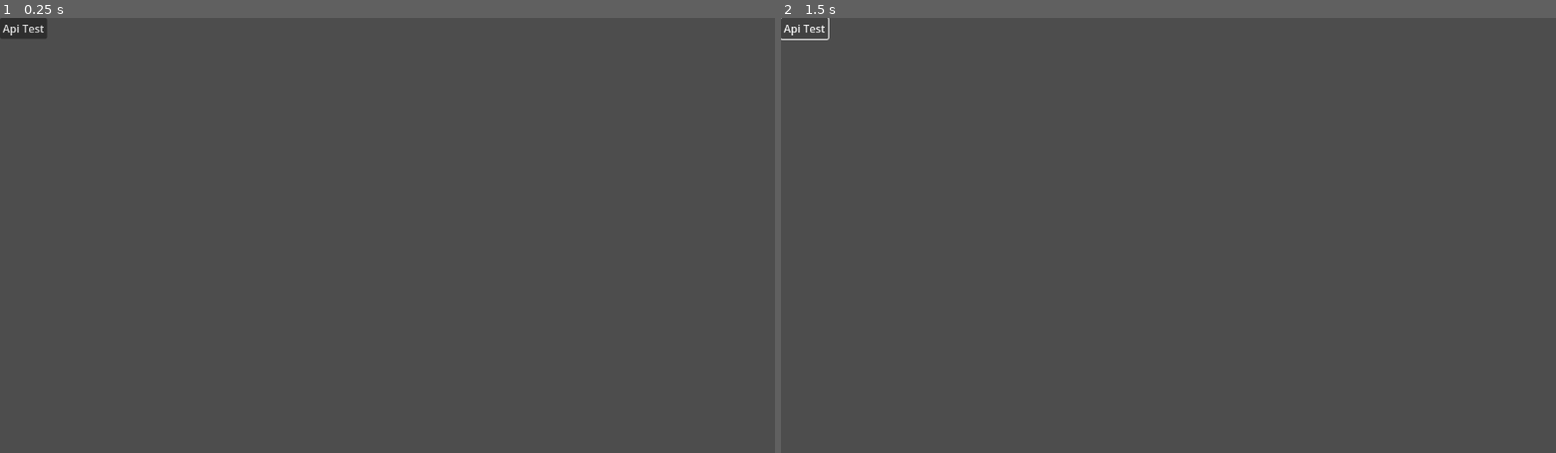
Above: before the commit, frames 1-2 (left to right).
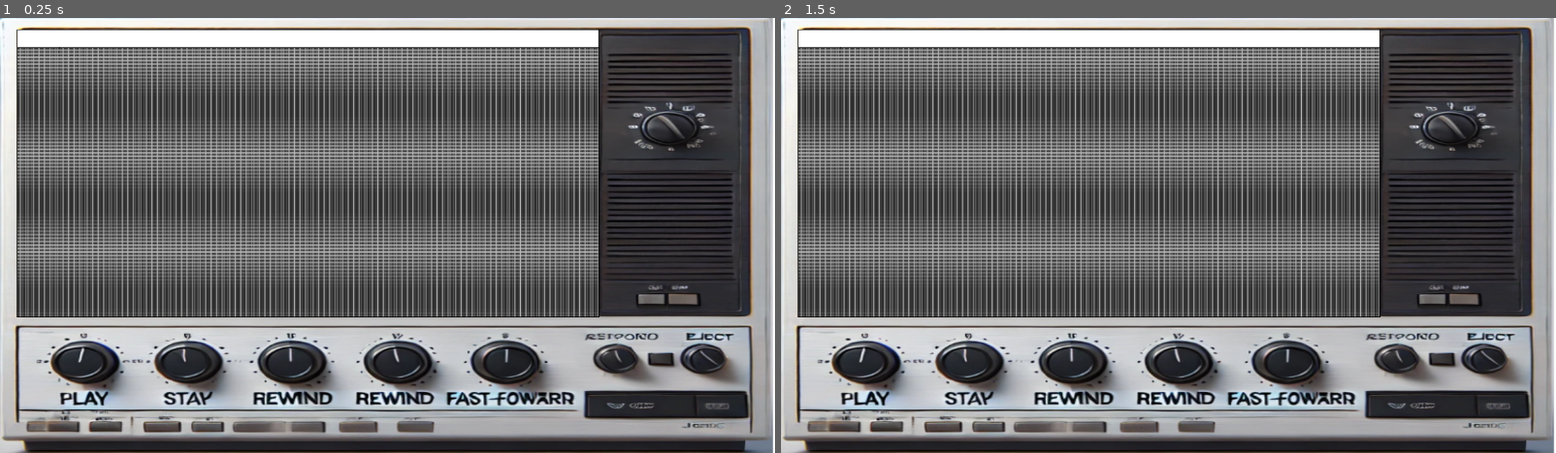
Above: after the commit, the same moments.

Repository: Ciasne14/SteelWorks3
Game: Godot game, scene res://Scenes/shader_tet.tscn
Same seed, same stepped clock (60 frames per second), same inputs: the game is played once before the commit and once after it. Before the commit the project starts from res://Scenes/ApiTest.tscn.
Inputs (mouse positions are in pixels of both pictures, inside the frame that each line leads up to):
- Up to frame 1 (0.25 s): no input
- Up to frame 2 (1.5 s): click (804, 26) at 0.5 s, where only the run before the commit has a clickable "Api Test"; click (804, 26) at 1.25 s, where only the run before the commit has a clickable "Api Test"

The runs differ from the first frame. In frame 1, 71% of the frame differs, in the area x 0-100%, y 0-100%; in frame 2, 71%.

Commit message:
paper test

Diff:
--- /dev/null
+++ b/Scenes/main_scene.gd
@@ -0,0 +1,92 @@
+extends TextureRect
+# Path to the local image file
+var local_path = "C:\\Users\\pawel\\Desktop\\copied_wallpaper.png"
+
+
+func _ready():
+	use_copied_wallpaper(get_current_wallpaper())
+	print(get_current_wallpaper())
+
+func get_current_wallpaper() -> String:
+	var path = ""
+	var temp_file = OS.get_user_data_dir() + "/wallpaper_path.txt"
+
+	var command = "cmd.exe"
+	var args = ["/C", "reg", "query", "HKCU\\Control Panel\\Desktop", "/v", "Wallpaper", ">", temp_file]
+
+	var result = OS.execute(command, args)
+
+	if result != OK:
+		print("Error retrieving wallpaper path.")
+		return path
+
+	# Read the wallpaper path from the temporary file
+	if FileAccess.file_exists(temp_file):
+		var file_access = FileAccess.open(temp_file, FileAccess.READ)
+		var output = file_access.get_as_text()
+		file_access.close()
+
+		# Parse the output to find the wallpaper path
+		path = get_wallpaper_path(output)
+	else:
+		print("Temporary file not found.")
+
+	# Clean up the temporary file
+	FileAccess.open(temp_file, FileAccess.WRITE).store_string("")  # Clear the temp file
+
+	return path
+
+#func copy_current_wallpaper():
+	#var wallpaper_path = get_current_wallpaper()
+	#if wallpaper_path != "":
+		#var user_data_path = OS.get_user_data_dir() + "/copied_wallpaper.jpg"  # Change extension if needed
+		#
+		## Copy the wallpaper to the user data directory
+		#var command = "cmd.exe"
+		#var args = ["/C", "copy", wallpaper_path, user_data_path.replace("/","\\")]
+		#var result = OS.execute(command, args)
+		#
+		#if result != OK:
+			#print("Failed to copy wallpaper.")
+			#return
+#
+		#print("Wallpaper copied to: ", user_data_path)
+		##use_wallpaper(user_data_path)
+		## Load the copied wallpaper as a texture
+		#use_copied_wallpaper(user_data_path)
+	#else:
+		#print("Failed to get current wallpaper path.")
+
+func use_copied_wallpaper(local_path):
+	var image = Image.new()
+	var error = image.load(local_path)
+
+	if error != OK:
+		print("Error loading image:", error)
+		return
+
+	if image.is_empty():
+		print("Loaded image is empty.")
+		return
+
+	print("Image width:", image.get_width(), "Image height:", image.get_height())
+
+	var texture = ImageTexture.new()
+	var ready_texture = texture.create_from_image(image)
+
+	var sprite = $"."  # Adjust node path as needed
+	if sprite and sprite is TextureRect or sprite is Sprite2D:
+		sprite.texture = ready_texture
+		print("Texture applied successfully.")
+	else:
+		print("Sprite node not found or invalid node type.")
+
+func get_wallpaper_path(output: String) -> String:
+	var pattern = r"C:\\[^\s]+\.jpg"
+	var regex = RegEx.new()
+	regex.compile(pattern)
+	var match = regex.search(output)
+	if match:
+		return (match.get_string())
+	else:
+		return "No match found."
--- a/Scenes/shader_tet.tscn
+++ b/Scenes/shader_tet.tscn
@@ -1,6 +1,8 @@
-[gd_scene load_steps=3 format=3 uid="uid://bomcccbex7omi"]
+[gd_scene load_steps=5 format=3 uid="uid://bomcccbex7omi"]
 
 [ext_resource type="Texture2D" uid="uid://bs2hfascsje7p" path="res://background_tv.png" id="1_5btbc"]
+[ext_resource type="Texture2D" uid="uid://qvpqih0b1vkp" path="res://OldComputer.png" id="1_xc6xc"]
+[ext_resource type="Script" path="res://Scenes/main_scene.gd" id="2_g5cxw"]
 [ext_resource type="Material" uid="uid://gu6wpty15hva" path="res://MaterialShaders/VHSShaderMaterial.tres" id="3_n654k"]
 
 [node name="Control" type="Control"]
@@ -11,7 +13,7 @@
 grow_horizontal = 2
 grow_vertical = 2
 
-[node name="TextureRect" type="TextureRect" parent="."]
+[node name="Background" type="TextureRect" parent="."]
 layout_mode = 1
 anchors_preset = 15
 anchor_right = 1.0
@@ -21,7 +23,25 @@
 texture = ExtResource("1_5btbc")
 expand_mode = 1
 
+[node name="MainScene" type="TextureRect" parent="Background"]
+layout_mode = 1
+anchors_preset = -1
+anchor_left = 0.022
+anchor_top = 0.026
+anchor_right = 0.773
+anchor_bottom = 0.688
+offset_left = -0.344002
+offset_top = 0.152
+offset_right = 0.503906
+offset_bottom = 0.175995
+grow_horizontal = 2
+grow_vertical = 2
+texture = ExtResource("1_xc6xc")
+expand_mode = 1
+script = ExtResource("2_g5cxw")
+
 [node name="CanvasLayer" type="CanvasLayer" parent="."]
+visible = false
 
 [node name="ColorRect" type="ColorRect" parent="CanvasLayer"]
 material = ExtResource("3_n654k")
--- /dev/null
+++ b/Scenes/sprite.gd
@@ -0,0 +1,18 @@
+var local_path = "C:\\image.png"
+
+func _ready():
+	# Load the image from disk
+	var image = Image.new()
+	var error = image.load(local_path)
+
+	if error == OK:
+		# Create an ImageTexture and set it with the loaded image
+		var image_texture = ImageTexture.new()
+		image_texture.create_from_image(image)
+
+		# Assume there is a TextureRect node named "TextureRect" in the scene
+		var texture_rect = $TextureRect
+		texture_rect.texture = image_texture
+		print("Texture applied successfully")
+	else:
+		print("Failed to load the image file:", error)
--- a/Scripts/replace_wallpaper.gd
+++ b/Scripts/replace_wallpaper.gd
@@ -26,7 +26,7 @@
 			return
 
 		print("Wallpaper copied to: ", user_data_path)
-		use_wallpaper(user_data_path)
+		#use_wallpaper(user_data_path)
 		# Load the copied wallpaper as a texture
 		load_wallpaper_as_texture(user_data_path)
 	else:
@@ -68,9 +68,9 @@
 		texture.create_from_image(image)
 
 		# Assuming you have a Sprite node to display the wallpaper
-		var sprite = Sprite2D.new()
-		sprite.texture = texture
-		add_child(sprite)  # Add to the scene
+		#var sprite = Sprite2D.new()
+		%Sprite.texture = texture
+		#add_child(sprite)  # Add to the scene
 	else:
 		print("Failed to load image from: ", image_path)
 
--- a/project.godot
+++ b/project.godot
@@ -11,7 +11,7 @@
 [application]
 
 config/name="SteelWorks3"
-run/main_scene="res://Scenes/ApiTest.tscn"
+run/main_scene="res://Scenes/shader_tet.tscn"
 config/features=PackedStringArray("4.3", "GL Compatibility")
 config/icon="res://Images/icon.svg"
 
Binary file added: OldComputer.png
Not shown, added: OldComputer.png.import
